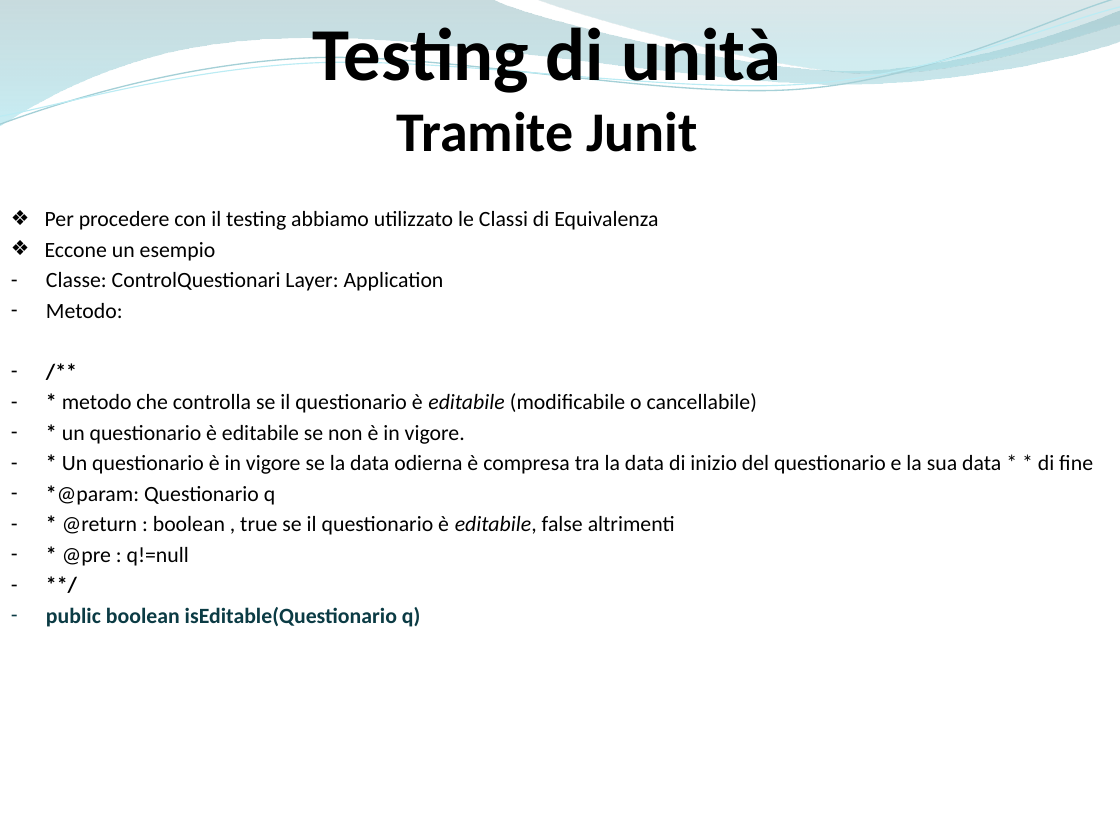
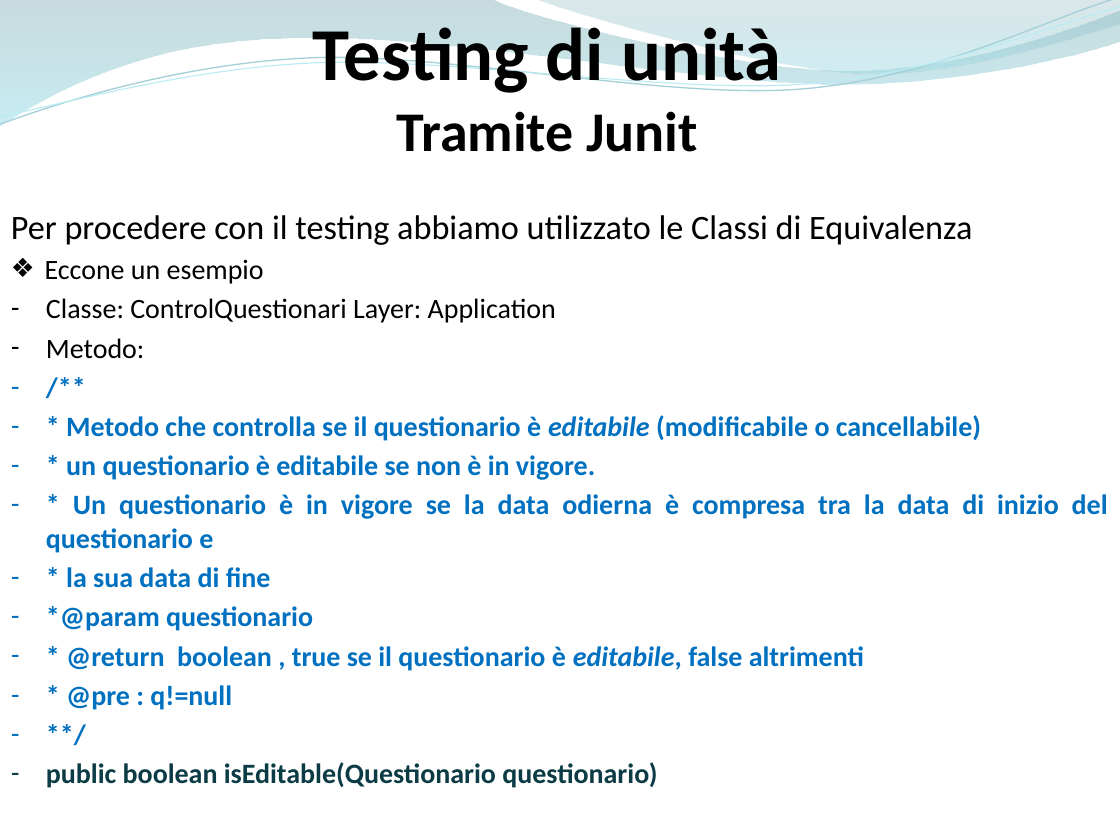
Before and after one commit to ammirate/at-silo, a slide deck: slide 33 of Presentazione/Atsilo3/Atsilo_H_PresentazioneFinale.pptx. Drawn at 1120x840 pixels with LibreOffice and Linux fonts; fonts in the diff are those of the drawing. Boxes give left, top, right and bottom in pixels: in the first picture for what was removed or moved away, otherwise in the second. Text is boxed around its words. In the diff, an @@ line names an element or a change of style, - is before the commit and + after.

```diff
--- a/Presentazione/Atsilo3/Atsilo_H_PresentazioneFinale.pptx
+++ b/Presentazione/Atsilo3/Atsilo_H_PresentazioneFinale.pptx
@@ text at [11,215,972,710]: size 14 to 22 pt in "Per procedere con il testing abbiamo utilizzato ..."; size 14 to 18 pt in "Eccone un esempio", "Classe: ControlQuestionari Layer: Application", "Metodo:", "/**" and 3 more places; text colour #000000 to #0070C0 in "/**", "* un questionario è editabile se non ...", "* @pre : q!=null", "**/"; bold on in "un questionario è editabile se non è ...", "@pre : q!=null"; bullet ❖ to none; more space between paragraphs @@
@@ text at [66,415,981,441]: text changed; size 14 to 18 pt; text colour #000000 to #0070C0; bold on @@
-– * metodo che controlla se il questionario è editabile (modificabile o cancellabile)
+– * Metodo che controlla se il questionario è editabile (modificabile o cancellabile)
@@ text at [46,494,1108,671]: text changed; size 14 to 18 pt; text colour #000000 to #0070C0; bold on @@
-– * Un questionario è in vigore se la data odierna è compresa tra la data di inizio del questionario e la sua data * * di fine
-– *@param: Questionario q
-– * @return : boolean , true se il questionario è editabile, false altrimenti
+– * Un questionario è in vigore se la data odierna è compresa tra la data di inizio del questionario e
+– * la sua data di fine
+– *@param questionario
+– * @return boolean , true se il questionario è editabile, false altrimenti
@@ text at [46,762,657,788]: text changed; size 14 to 18 pt @@
-– public boolean isEditable(Questionario q)
+– public boolean isEditable(Questionario questionario)
```
Also in this commit, not shown: 14 other slides changed.
